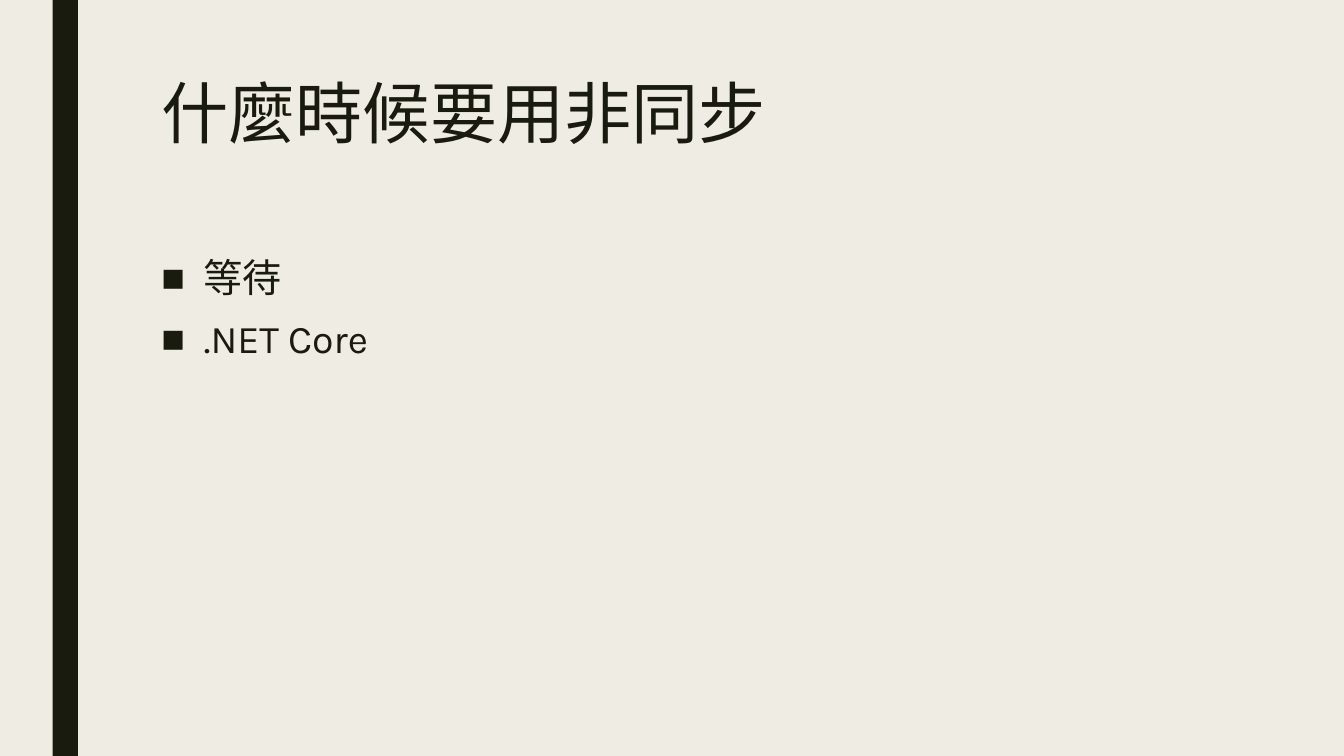
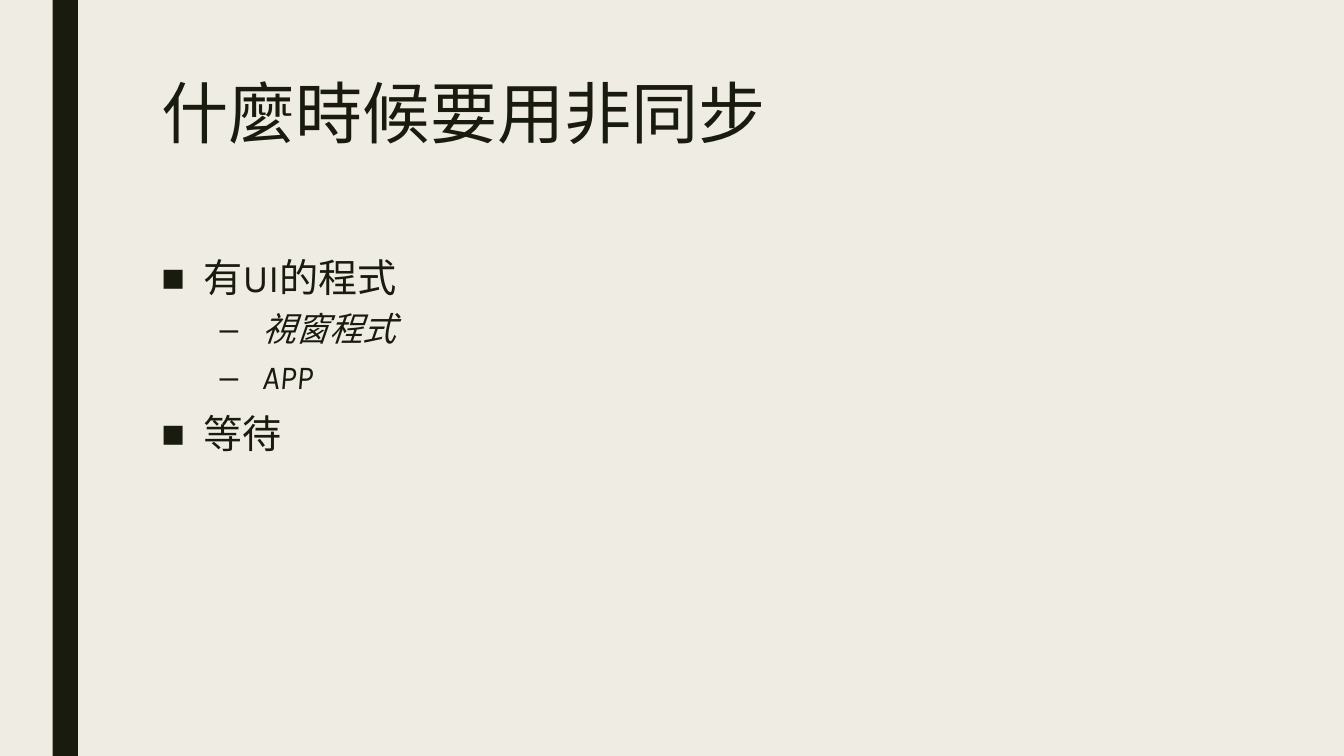
Before and after one commit to ryans610/.NET-Async-Basic, a slide deck: slide 13 of .NET非同步入門.pptx (slide 9 before the commit). Drawn at 1344x756 pixels with LibreOffice and Linux fonts; fonts in the diff are those of the drawing. Boxes give left, top, right and bottom in pixels: in the first picture for what was removed or moved away, otherwise in the second. Text is boxed around its words. In the diff, an @@ line names an element or a change of style, - is before the commit and + after.

```diff
--- a/.NET非同步入門.pptx
+++ b/.NET非同步入門.pptx
@@ text at <box>204,259,397,389</box>: paragraphs added @@
+■ 有UI的程式
+  – 視窗程式
+  – APP
@@ text at <box>204,328,368,354</box>: paragraph removed @@
-■ .NET Core
```
Also in this commit, not shown: 4 other slides changed, 14 slides added, 2 slides removed, 4 other files.
